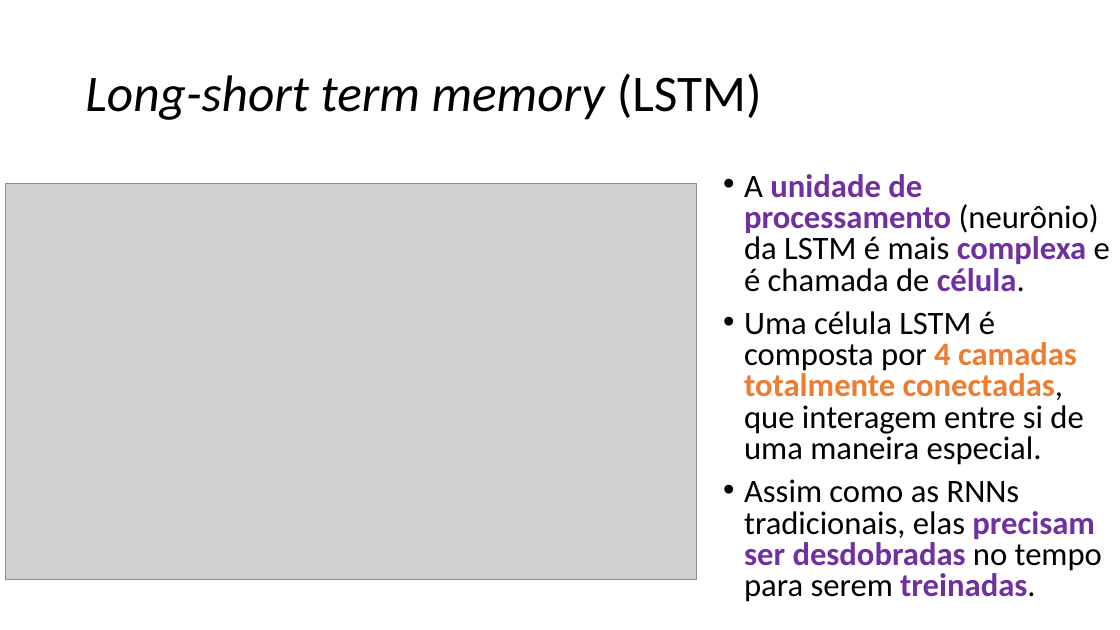
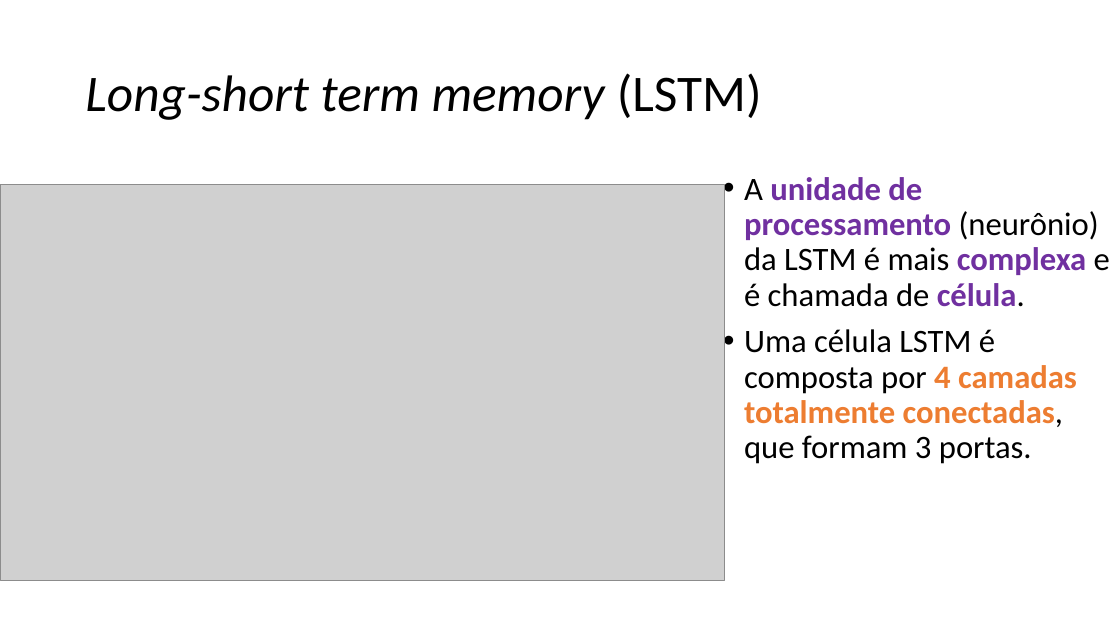
Before and after one commit to zz4fap/c24_inteligencia_artificial, a slide deck: slide 49 of slides/C24_RNN.pptx (slide 48 before the commit). Drawn at 1120x630 pixels with LibreOffice and Linux fonts; fonts in the diff are those of the drawing; grey boxes stand for pictures. Boxes give left, top, right and bottom in pixels: in the first picture for what was removed or moved away, otherwise in the second. Text is boxed around its words. In the diff, an @@ line names an element or a change of style, - is before the commit and + after.

```diff
--- a/slides/C24_RNN.pptx
+++ b/slides/C24_RNN.pptx
@@ text at bbox=[744, 177, 1110, 307]: line spacing 0.8 to 0.9 @@
@@ picture: place and size @@
-picture at bbox=[6, 183, 697, 579]
+picture at bbox=[0, 185, 724, 581]
@@ text at bbox=[744, 329, 1077, 464]: text changed @@
-• Uma célula LSTM é composta por 4 camadas totalmente conectadas, que interagem entre si de uma maneira especial.
-• Assim como as RNNs tradicionais, elas precisam ser desdobradas no tempo para serem treinadas.
+• Uma célula LSTM é composta por 4 camadas totalmente conectadas, que formam 3 portas.
```
Also in this commit, not shown: 4 other slides changed, 1 slide added.
